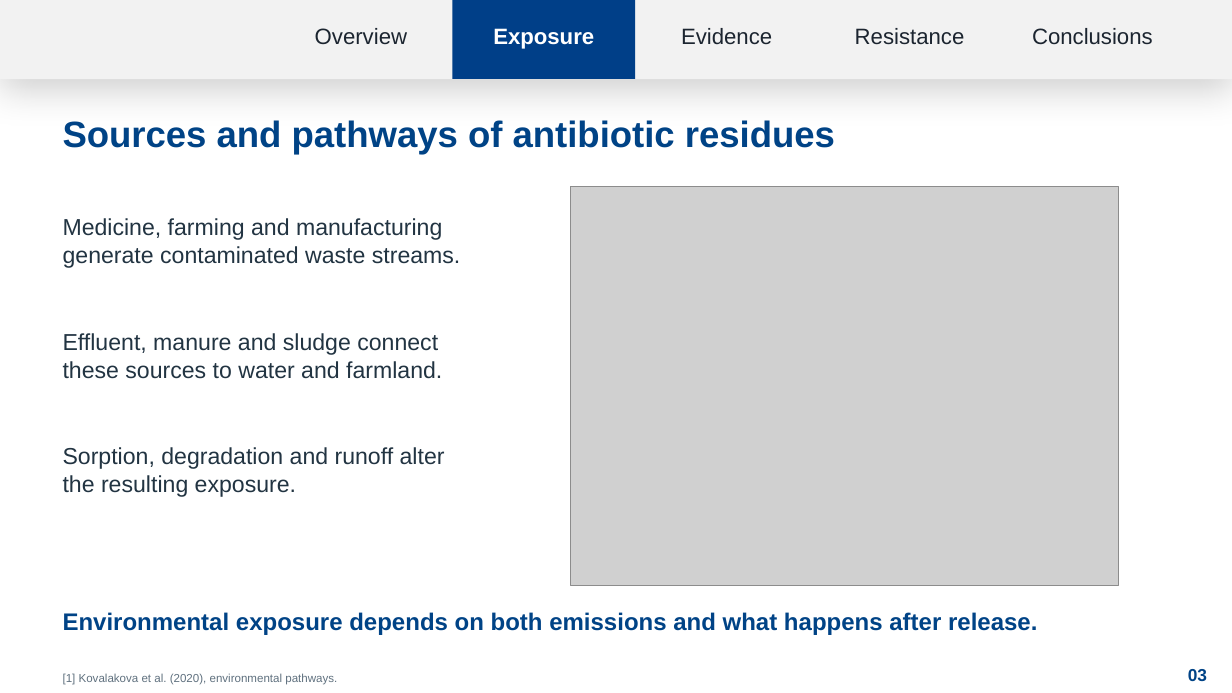
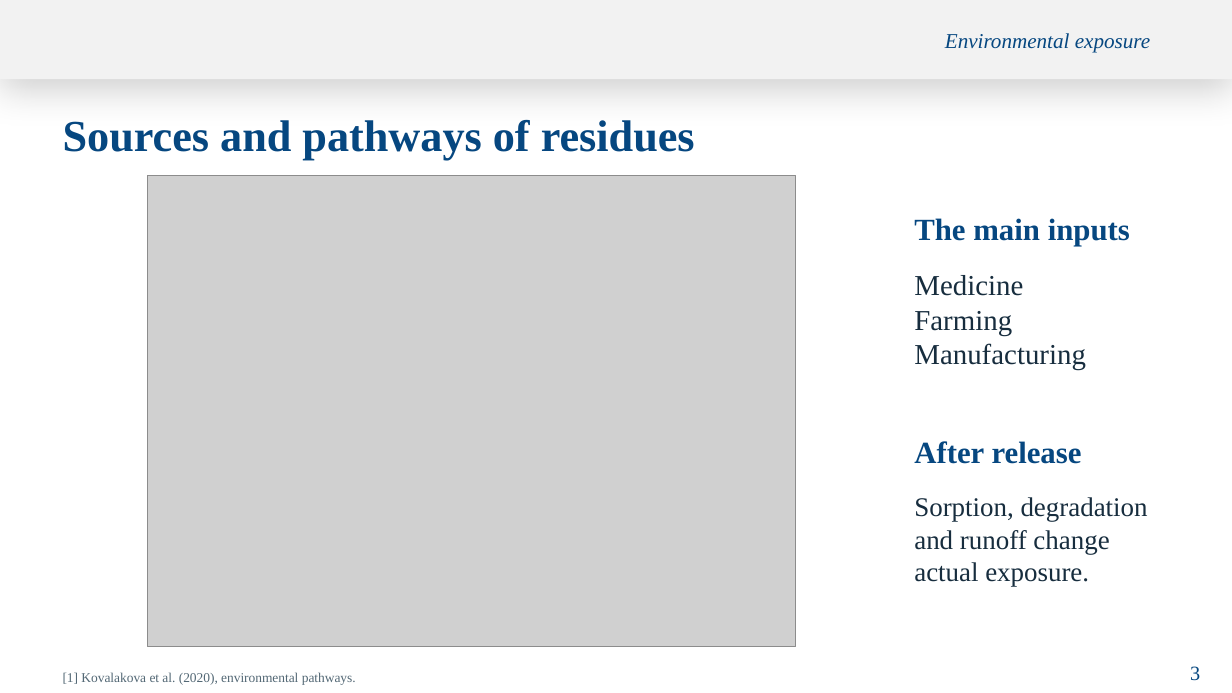
Before and after one commit to sophiawang122/yang, a slide deck: slide 3 of Antibiotics_Environmental_Toxicology_EN.pptx. Drawn at 1232x693 pixels with LibreOffice and Linux fonts; fonts in the diff are those of the drawing; grey boxes stand for pictures; background and template pictures are left out. Boxes give left, top, right and bottom in pixels: in the first picture for what was removed or moved away, otherwise in the second. Text is boxed around its words. In the diff, an @@ line names an element or a change of style, - is before the commit and + after.

```diff
--- a/Antibiotics_Environmental_Toxicology_EN.pptx
+++ b/Antibiotics_Environmental_Toxicology_EN.pptx
@@ text removed at box(315, 28, 407, 45) @@
-Overview
@@ rectangle removed at box(453, 0, 636, 79) @@
@@ text removed at box(681, 28, 772, 45) @@
-Evidence
@@ text "Environmental exposure" at box(945, 33, 1150, 52): vertical alignment middle to top @@
@@ text removed at box(855, 28, 965, 45) @@
-Resistance
@@ text removed at box(1032, 28, 1153, 45) @@
-Conclusions
@@ text at box(945, 33, 1150, 52): text changed; size 17.2 to 16.5 pt; font Arial to Times New Roman; text colour #FFFFFF to #064780; bold off; italic on @@
-Exposure
+Environmental exposure
@@ text at box(63, 120, 695, 160): text changed; size 28.5 to 34.5 pt; font Arial to Times New Roman; text colour #004386 to #064780 @@
-Sources and pathways of antibiotic residues
+Sources and pathways of residues
@@ picture: place and size @@
-picture at box(571, 187, 1119, 585)
+picture at box(148, 176, 797, 647)
@@ text removed at box(63, 218, 460, 268) @@
-Medicine, farming and manufacturing generate contaminated waste streams.
@@ text added at box(914, 218, 1130, 246), 24 pt, text #064780, bold @@
+The main inputs
@@ text added at box(914, 275, 1086, 370), 22.5 pt, text #172D3E @@
+Medicine
+Farming
+Manufacturing
@@ text removed at box(63, 333, 442, 379) @@
-Effluent, manure and sludge connect these sources to water and farmland.
@@ text added at box(914, 441, 1082, 464), 24 pt, text #064780, bold @@
+After release
@@ text at box(914, 497, 1148, 586): text changed; size 18 to 21 pt; font Arial to Times New Roman; text colour #223442 to #172D3E @@
-Sorption, degradation and runoff alter the resulting exposure.
+Sorption, degradation
+and runoff change
+actual exposure.
@@ text removed at box(63, 612, 1037, 635) @@
-Environmental exposure depends on both emissions and what happens after release.
@@ text "[1] Kovalakova et al. (2020), ..." at box(63, 672, 356, 685): size 9 to 10.5 pt, font Arial to Times New Roman, text colour #60717F to #536875 @@
@@ text removed at box(1188, 669, 1207, 681) @@
-03
@@ text added at box(1190, 666, 1200, 681), 15.8 pt, text #064780 @@
+3
```
Also in this commit, not shown: 12 other slides changed, 4 slides added, 4 slides removed.
